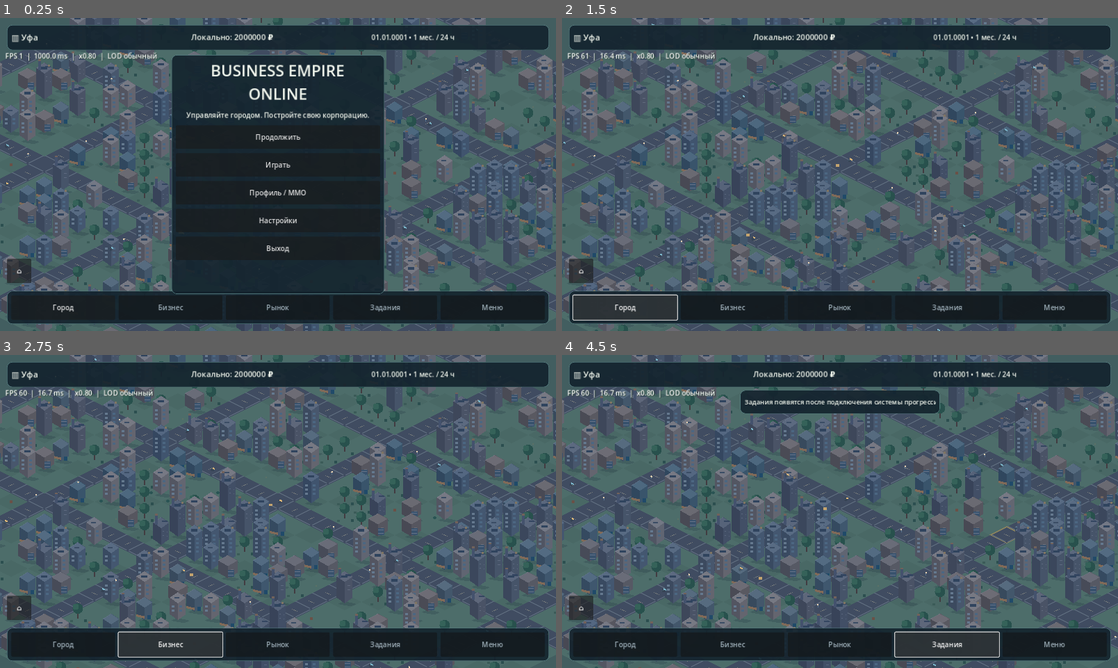
Above: before the commit, frames 1-4 (two rows, left to right).
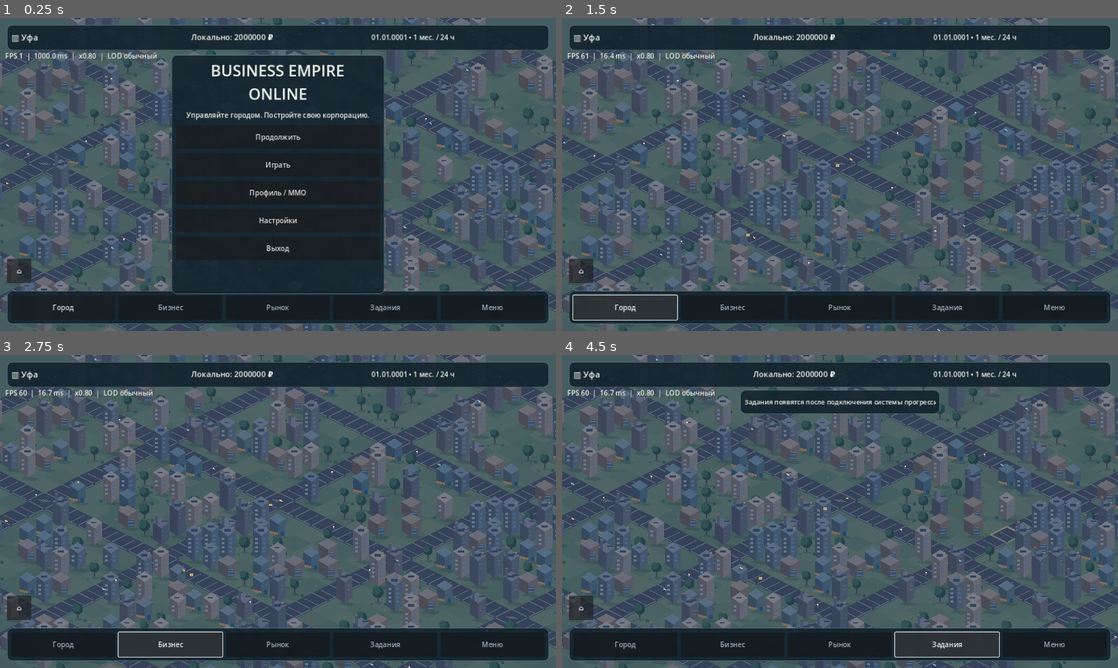
Above: after the commit, the same moments.

Repository: maillunex-lang/ufaeconom
Game: Godot game, scene res://scenes/main.tscn
Same seed, same stepped clock (60 frames per second), same inputs: the game is played once before the commit and once after it.
Inputs:
- Up to frame 1 (0.25 s): no input
- Up to frame 2 (1.5 s): click "Играть" at 0.5 s; click "Город" at 1.25 s
- Up to frame 3 (2.75 s): click "Бизнес" at 2 s
- Up to frame 4 (4.5 s): click "Рынок" at 2.75 s; click "🚚 Отправить 10 хлеба в следую…" at 3.5 s; click "Задания" at 4.25 s

The runs differ from the first frame. In frame 1, 0.5% of the frame differs, in the area x 0-100%, y 0-100%; in frame 2, 0.8%; in frame 3, 0.8%; in frame 4, 0.8%.

Commit message:
0.8.3.3 Improve procedural city visuals, road detail, lighting and adaptive LOD

Diff:
--- a/scripts/main.gd
+++ b/scripts/main.gd
@@ -225,9 +225,10 @@
 	var b: Vector2 = inverse * Vector2(viewport_size.x, 0)
 	var c: Vector2 = inverse * viewport_size
 	var d: Vector2 = inverse * Vector2(0, viewport_size.y)
-	draw_colored_polygon(PackedVector2Array([a, b, c, d]), Color("#729b79"))
+	draw_colored_polygon(PackedVector2Array([a, b, c, d]), Color("#789a78"))
 	var visible := _visible_tile_rect()
-	var far_lod := camera.zoom.x < 0.72
+	var detail_budget := CityDetail075.detail_budget(camera.zoom.x, performance.level if performance != null else 1)
+	var far_lod := detail_budget == 0
 	var plots := _city_plots()
 	var opened: Dictionary = {}
 	for id in _active_chunks():
@@ -240,9 +241,7 @@
 			var pos := _iso(Vector2(tile))
 			var kind: String = Land.kind_at(city_index, tile)
 			var road := kind == "Дорога"
-			var base := Color("#6e777b") if road else Color("#88b98c")
-			if not road and (x + y) % 4 == 0:
-				base = Color("#80af83")
+			var base := CityDetail075.terrain_tint(tile, kind)
 			var diamond := PackedVector2Array([
 				pos + Vector2(0, -TILE_H * 0.5),
 				pos + Vector2(TILE_W * 0.5, 0),
@@ -250,16 +249,16 @@
 				pos + Vector2(-TILE_W * 0.5, 0)
 			])
 			draw_colored_polygon(diamond, base)
-			if not far_lod:
-				CityDetail075.draw_ground(self, pos, tile, kind, camera.zoom.x)
-			if not far_lod:
+			if detail_budget > 0:
+				CityDetail075.draw_ground(self, pos, tile, kind, camera.zoom.x if detail_budget > 1 else 0.8)
+			if detail_budget > 1:
 				draw_polyline(PackedVector2Array([diamond[0], diamond[1], diamond[2], diamond[3], diamond[0]]), Color("#527b61"), 0.8)
 			if road:
 				if not far_lod:
 					_draw_road(pos, x, y)
 			elif kind == "Дерево":
 				if not far_lod:
-					_draw_tree(pos)
+					_draw_tree(pos, tile, detail_budget)
 			elif COLORS.has(kind):
 				if not far_lod:
 					CityDetail075.draw_building_shadow(self, pos, tile, camera.zoom.x)
@@ -284,15 +283,38 @@
 				draw_polyline(PackedVector2Array([diamond[0], diamond[1], diamond[2], diamond[3], diamond[0]]), Color("#ffe175"), 3.0)
 
 func _draw_road(pos: Vector2, x: int, y: int) -> void:
+	var main_road := x % CityGenerator.ROAD_STEP == 0 or y % CityGenerator.ROAD_STEP == 0
+	if not main_road:
+		return
 	if x % CityGenerator.ROAD_STEP == 0 and y % CityGenerator.ROAD_STEP != 0:
-		draw_line(pos + Vector2(-9, -4), pos + Vector2(9, 4), Color("#e1d9b1"), 1.4)
+		draw_line(pos + Vector2(-19, -9), pos + Vector2(19, 9), Color("#a3b0ae"), 2.0)
+		if y % 3 == 0:
+			draw_line(pos + Vector2(-6, -3), pos + Vector2(6, 3), Color("#d8cfac"), 1.4)
 	elif y % CityGenerator.ROAD_STEP == 0 and x % CityGenerator.ROAD_STEP != 0:
-		draw_line(pos + Vector2(9, -4), pos + Vector2(-9, 4), Color("#e1d9b1"), 1.4)
-
-func _draw_tree(pos: Vector2) -> void:
-	draw_line(pos, pos + Vector2(0, -24), Color("#72573b"), 5.0)
-	draw_circle(pos + Vector2(0, -29), 15, Color("#3e8153"))
-	draw_circle(pos + Vector2(-6, -34), 9, Color("#58a46a"))
+		draw_line(pos + Vector2(19, -9), pos + Vector2(-19, 9), Color("#a3b0ae"), 2.0)
+		if x % 3 == 0:
+			draw_line(pos + Vector2(6, -3), pos + Vector2(-6, 3), Color("#d8cfac"), 1.4)
+	else:
+		for offset in [-8.0, 0.0, 8.0]:
+			draw_line(pos+Vector2(offset-7,-6),pos+Vector2(offset+7,0),Color("#b7c0bb"),2.0)
+
+
+func _draw_tree(pos: Vector2, tile: Vector2i, budget: int) -> void:
+	var variant := posmod(tile.x * 17 + tile.y * 29, 5)
+	var crown := 12.0 + float(variant)
+	draw_ellipse_shadow(pos, crown)
+	draw_line(pos, pos + Vector2(0, -23), Color("#695b48"), 4.0)
+	draw_circle(pos + Vector2(0, -27), crown, Color("#365f49"))
+	draw_circle(pos + Vector2(-5, -32), crown * 0.75, Color("#4e8261"))
+	if budget > 1:
+		draw_circle(pos + Vector2(4, -36), crown * 0.45, Color("#6c9a70"))
+
+
+func draw_ellipse_shadow(pos: Vector2, radius: float) -> void:
+	draw_colored_polygon(PackedVector2Array([
+		pos+Vector2(-radius,2),pos+Vector2(0,6),
+		pos+Vector2(radius+7,4),pos+Vector2(5,-1)
+	]), Color(0.12,0.24,0.18,0.22))
 
 func _draw_building(pos: Vector2, kind: String, tile: Vector2i) -> void:
 	# Procedural visual level does not affect production, land ownership or server state.
